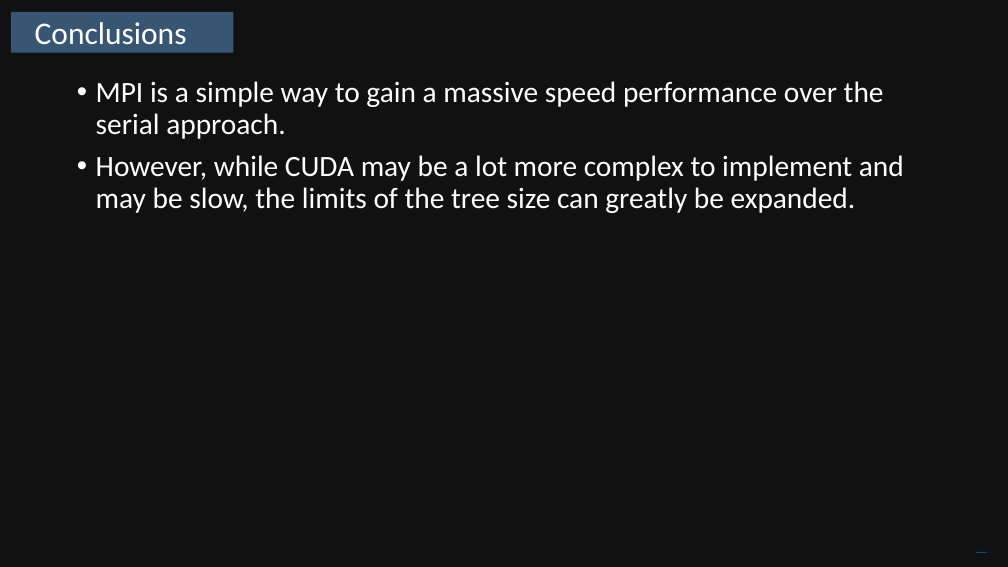
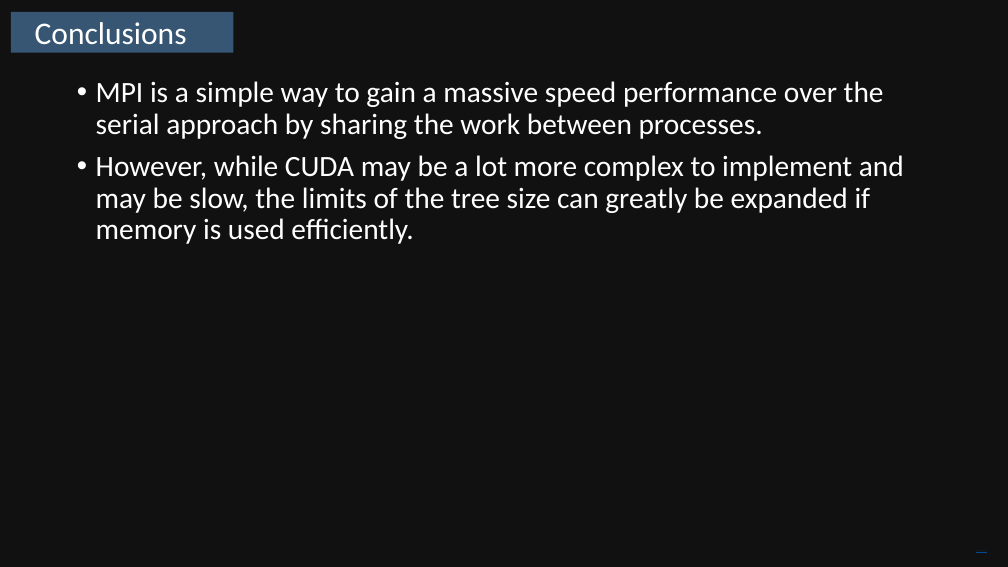
Before and after one commit to TRex22/dave-A-2048-AI, a slide deck: slide 23 of presentation/presentation_final.odp (slide 20 before the commit). Drawn at 1008x567 pixels with LibreOffice and Linux fonts; fonts in the diff are those of the drawing; background and template pictures are left out; a plain dark background stands for a picture behind light text. Boxes give left, top, right and bottom in pixels: in the first picture for what was removed or moved away, otherwise in the second. Text is boxed around its words. In the diff, an @@ line names an element or a change of style, - is before the commit and + after.

```diff
--- a/presentation/presentation_final.odp
+++ b/presentation/presentation_final.odp
@@ text at bbox=[96, 81, 904, 244]: text changed @@
-• MPI is a simple way to gain a massive speed performance over the serial approach.
-• However, while CUDA may be a lot more complex to implement and may be slow, the limits of the tree size can greatly be expanded.
+• MPI is a simple way to gain a massive speed performance over the serial approach by sharing the work between processes.
+• However, while CUDA may be a lot more complex to implement and may be slow, the limits of the tree size can greatly be expanded if memory is used efficiently.
```
Also in this commit, not shown: 1 other slide changed, 3 slides added, 5 other files.
